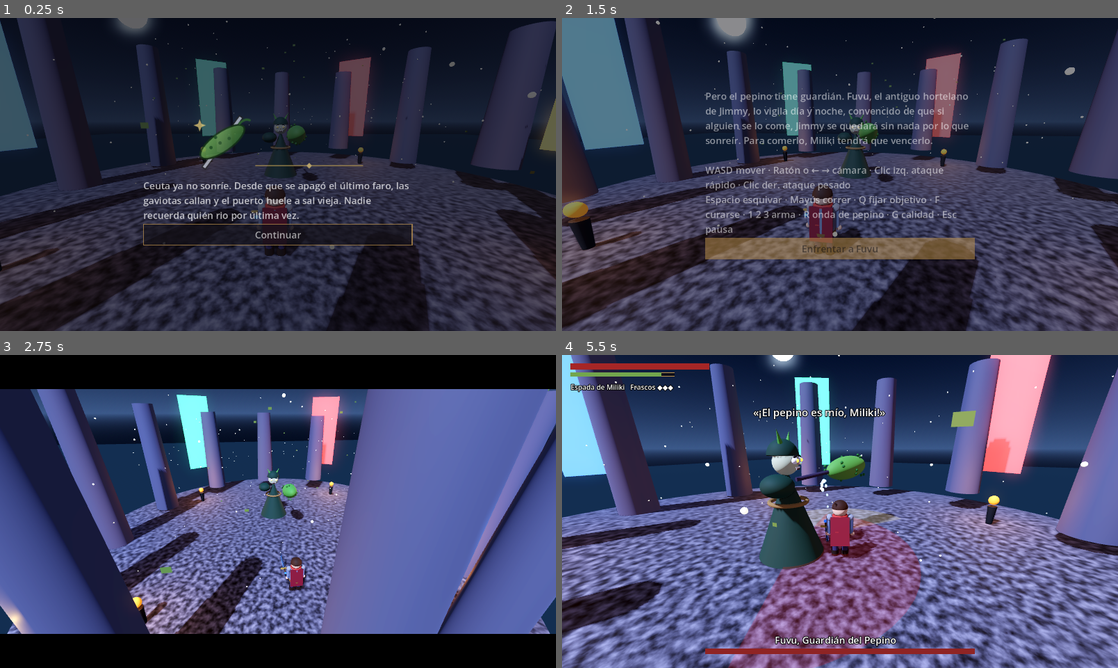
Above: before the commit, frames 1-4 (two rows, left to right).
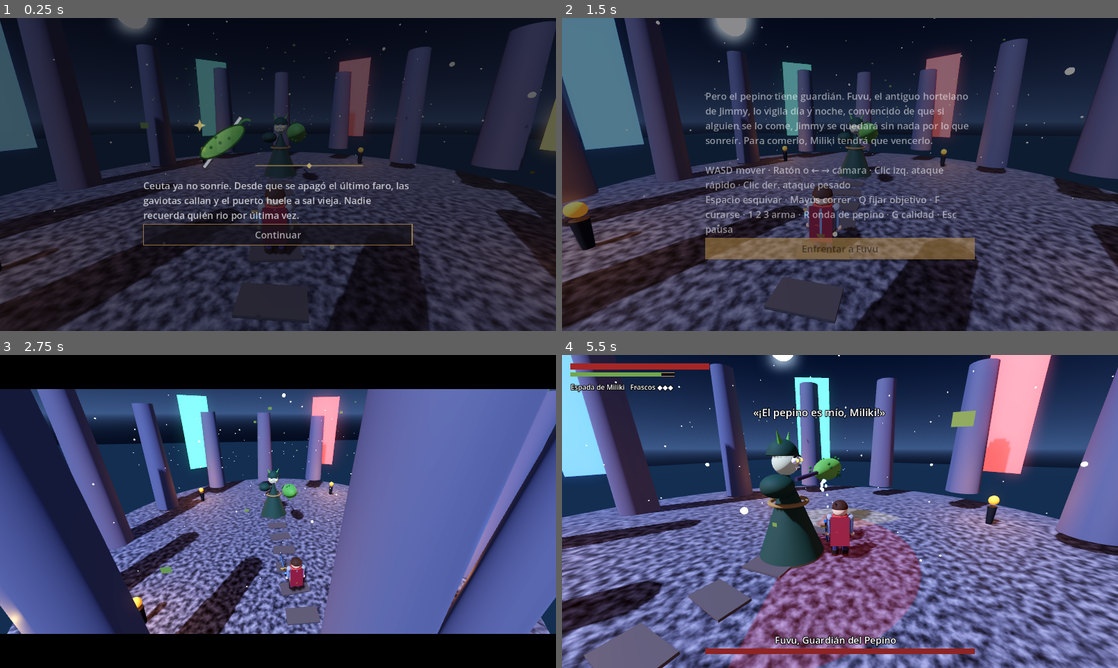
Above: after the commit, the same moments.

Repository: VarasKentaki/Juego_miliki
Game: Godot game, scene res://main.tscn
Two runs of this game, one before a commit and one after it. Both use one fixed random seed, a clock stepped at 60 frames per second and the inputs below.
Inputs (mouse positions are in pixels of both pictures, inside the frame that each line leads up to):
- Up to frame 1 (0.25 s): no input
- Up to frame 2 (1.5 s): click "Continuar" at 0.5 s; click "Continuar" at 1.25 s
- Up to frame 3 (2.75 s): click "Enfrentar a Fuvu" at 2 s
- Up to frame 4 (5.5 s): tap Enter at 2.75, 2.85 s; move the mouse to (962, 495) at 2.77 s; hold Right 2.78-3.53 s; click (962, 495) at 2.92 s; tap Space at 3.02, 3.77, 5.27 s; move the mouse to (812, 511) at 3.52 s; hold W from 3.53 s (still down); tap F at 3.6 s; move the mouse to (851, 505) at 4.27 s; tap Q at 4.35 s; move the mouse to (834, 517) at 5.02 s; tap R at 5.1 s; click (834, 517) at 5.17 s

The runs differ from the first frame. In frame 1, 0.5% of the frame differs, in the area x 41-58%, y 33-98%; in frame 2, 0.9%; in frame 3, 0.6%; in frame 4, 3.2%, in the area x 4-60%, y 31-100%.
Error after the commit: Invalid type in function 'part' in base 'GDScript'. Cannot convert argument 3 from Object to Color. (res://game.gd:104)

Commit message:
feat: add Galileo finale and visual polish
Co-authored-by: Copilot <223556219+Copilot@users.noreply.github.com>

Diff:
--- a/boss.gd
+++ b/boss.gd
@@ -1,19 +1,31 @@
 class_name Boss extends Node3D
 var g
 var hp = 800.0; var st = "idle"; var t = 2.6; var an = ""; var w = 1.0; var hit = false; var ph = 1; var cb = false; var face = 0.0; var flash = 0.0
+var galileo = false
 var slide = 0.0; var recoil = 0.0; var step_t = 0.0; var pose_x = null
-var arm: Node3D; var body: Node3D; var club: StandardMaterial3D; var robe: StandardMaterial3D; var tele = {}
+var arm: Node3D; var body: Node3D; var club: StandardMaterial3D; var robe: StandardMaterial3D; var tele = {}; var galileo_body: Node3D; var galileo_arm: Node3D; var galileo_club: StandardMaterial3D
 
 func _ready():
 	var m = Models.fuvu(); body = m.root; arm = m.arm; club = m.club; robe = m.robe; add_child(body)
+	var gm = Models.galileo(); galileo_body = gm.root; galileo_arm = gm.arm; galileo_club = gm.club; galileo_body.visible = false; add_child(galileo_body)
 	for n in Cfg.A:
 		var a = Cfg.A[n]; var mi = MeshInstance3D.new()
 		mi.mesh = Models.sector(a.get("tR", a.R), deg_to_rad(a.get("tg", a.g)))
 		mi.material_override = Models.flat(Color(.85, .1, .1, 0)); mi.visible = false; mi.position.y = .06; add_child(mi); tele[n] = mi
+	for n in Cfg.GA:
+		var a = Cfg.GA[n]; var mi = MeshInstance3D.new()
+		mi.mesh = Models.sector(a.get("tR", a.R), deg_to_rad(a.get("tg", a.g)))
+		mi.material_override = Models.flat(Color(.7, .3, 1.0, 0)); mi.visible = false; mi.position.y = .06; add_child(mi); tele[n] = mi
 
 func reset():
-	hp = Cfg.B.hp; st = "idle"; t = 2.6; ph = 1; an = ""; cb = false; face = 0.0; position = Vector3(0, 0, -3)
-	pose_x = null; body.rotation.z = 0; body.position.y = 0; robe.albedo_color = Color(.12, .23, .17); robe.emission_enabled = false
+	galileo = false; hp = Cfg.B.hp; st = "idle"; t = 2.6; ph = 1; an = ""; cb = false; face = 0.0; position = Vector3(0, 0, -3)
+	pose_x = null; body.visible = true; galileo_body.visible = false; body.rotation.z = 0; body.position.y = 0; robe.albedo_color = Color(.12, .23, .17); robe.emission_enabled = false
+
+func begin_galileo():
+	galileo = true; hp = Cfg.G.hp; st = "trans"; t = 3.2; ph = 1; an = ""; cb = false; face = PI; position = Vector3(0, 0, -3)
+	body.visible = false; galileo_body.visible = true
+	g.say("«¡No toques mi pitulín! Así llamo al pepino de mi huerto.»")
+	g.sfx("bell")
 
 func stagger(d):
 	if st != "dead" and st != "trans":
@@ -28,12 +40,16 @@
 		position.x *= Cfg.ARENA / h; position.z *= Cfg.ARENA / h
 
 func pick(d):
+	if galileo:
+		var gl = ["embestida", "latigo"] if d > 7.5 else ["latigo", "pitulin", "latigo"]
+		return gl[randi() % gl.size()]
 	var l = ["embestida", "embestida", "tajo"] if d > 7.5 else ["tajo", "barrido", "tajo", "barrido"]
 	if ph > 1 and d < 7: l += ["repique", "repique"]
 	return l[randi() % l.size()]
 
 func attack(n, wm = 1.0):
-	an = n; st = "wind"; w = Cfg.A[n].w * wm * (0.85 if ph > 1 else 1.0); t = w; hit = false; g.sfx("wind", -4.0)
+	an = n; st = "wind"; var attacks = Cfg.GA if galileo else Cfg.A
+	w = attacks[n].w * wm * (0.85 if ph > 1 else 1.0); t = w; hit = false; g.sfx("wind", -4.0)
 
 func impact(a):
 	g.shake = .35; g.sfx("boom")
@@ -71,12 +87,12 @@
 					step_t = .55; g.shake = max(g.shake, .08); g.sfx("step", -6.0)
 			if t <= 0 and (d < 8.5 or t < -1.0): attack(pick(d))
 		"wind":
-			var a = Cfg.A[an]
+			var a = (Cfg.GA if galileo else Cfg.A)[an]
 			if w - t < w * .35 and a.k != "ring": face = turn(face, want, 2.2 * dt)
 			if t <= 0:
 				st = "act"; t = a.a; impact(a)
 		"act":
-			var a = Cfg.A[an]
+			var a = (Cfg.GA if galileo else Cfg.A)[an]
 			if a.k == "dash": move(a.v * dt)
 			if not hit:
 				var da = abs(angle_difference(face, want)); var h = false
@@ -85,7 +101,7 @@
 				else: h = d < a.R and da < deg_to_rad(a.g)
 				if h and g.player.hurt(a.d): hit = true
 			if t <= 0:
-				if an == "tajo" and ph > 1 and not cb and randf() < .45:
+				if not galileo and an == "tajo" and ph > 1 and not cb and randf() < .45:
 					cb = true; attack("barrido", .7)
 				else:
 					cb = false; st = "rec"; t = a.r; slide = a.v * .4 if a.k == "dash" else 0.0
@@ -103,19 +119,25 @@
 	if an != "" and (st == "wind" or st == "act" or st == "rec"):
 		var wd = st == "wind"
 		match an:
-			"tajo": tx = -2.3 if wd else .9
+			"tajo", "latigo": tx = -2.3 if wd else .9
 			"barrido":
 				tx = 0.0; ty = 1.7 if wd else -1.7
 			"embestida": tx = -.5 if wd else 0.0
+			"pitulin": tx = -1.6 if wd else .6
 			_: tx = -1.6 if wd else .6
 	if pose_x != null: tx = pose_x
 	var rt = min(dt * (30.0 if st == "act" else 5.0), 1.0)
 	arm.rotation.x = lerpf(arm.rotation.x, tx, rt); arm.rotation.y = lerpf(arm.rotation.y, ty, rt)
-	body.position.y = lerpf(body.position.y, -1.2 if st == "dead" else 0.0, min(dt * 3.0, 1.0))
-	recoil = move_toward(recoil, 0.0, dt * 3.0); body.position.z = -recoil; body.rotation.x = -recoil * .25
-	body.rotation.z = lerpf(body.rotation.z, .9 if st == "dead" else sin(Time.get_ticks_msec() * .004) * .025, min(dt * 2.0, 1.0))
-	club.emission_enabled = true
-	club.emission = Color.WHITE if flash > 0 else (Color(.7 * (1.0 - t / w), 0, 0) if st == "wind" else Color.BLACK)
+	var active_body = galileo_body if galileo else body
+	var active_arm = galileo_arm if galileo else arm
+	var active_club = galileo_club if galileo else club
+	active_body.position.y = lerpf(active_body.position.y, -1.2 if st == "dead" else 0.0, min(dt * 3.0, 1.0))
+	recoil = move_toward(recoil, 0.0, dt * 3.0); active_body.position.z = -recoil; active_body.rotation.x = -recoil * .25
+	active_body.rotation.z = lerpf(active_body.rotation.z, .9 if st == "dead" else sin(Time.get_ticks_msec() * .004) * .025, min(dt * 2.0, 1.0))
+	active_arm.rotation.x = lerpf(active_arm.rotation.x, tx, rt)
+	active_arm.rotation.y = lerpf(active_arm.rotation.y, ty, rt)
+	active_club.emission_enabled = true
+	active_club.emission = Color.WHITE if flash > 0 else (Color(.7 * (1.0 - t / w), 0, 0) if st == "wind" else Color.BLACK)
 	for n in tele:
 		var on = an == n and (st == "wind" or st == "act")
 		tele[n].visible = on
--- a/cfg.gd
+++ b/cfg.gd
@@ -12,8 +12,13 @@
 "podadera":{"name":"Podadera curva","spd":1.12,"arc":0.9,"col":[.6,.85,1.0],
  "L":{"c":6.0,"d":8.0,"t":0.3,"a":0.08,"b":0.18,"r":2.2},"H":{"c":16.0,"d":20.0,"t":0.6,"a":0.3,"b":0.42,"r":2.6}}}
 const B = {"hp":800.0,"spd":2.6,"p2":0.5,"rad":1.3,"punish":1.5,"back":1.4}
+const G = {"hp":980.0,"spd":3.0,"rad":1.45,"punish":1.7,"back":1.25}
 const A = {
 "tajo":{"w":0.95,"a":0.15,"r":0.95,"k":"arc","R":3.8,"g":45.0,"d":26.0},
 "barrido":{"w":0.8,"a":0.25,"r":0.85,"k":"arc","R":4.4,"g":85.0,"d":22.0},
 "embestida":{"w":1.05,"a":0.5,"r":1.2,"k":"dash","R":2.6,"g":50.0,"tR":8.0,"tg":25.0,"d":30.0,"v":15.0},
 "repique":{"w":1.2,"a":0.18,"r":1.4,"k":"ring","R":5.2,"g":180.0,"d":30.0}}
+const GA = {
+"latigo":{"w":0.78,"a":0.18,"r":0.8,"k":"arc","R":4.9,"g":70.0,"d":34.0},
+"embestida":{"w":0.92,"a":0.38,"r":0.95,"k":"dash","R":3.0,"g":60.0,"tR":9.0,"tg":30.0,"d":38.0,"v":18.0},
+"pitulin":{"w":1.35,"a":0.2,"r":1.5,"k":"ring","R":5.8,"g":180.0,"d":42.0}}
--- a/cine.gd
+++ b/cine.gd
@@ -44,6 +44,16 @@
 	await pepino()
 	g.cap("")
 
+func galileo_intro():
+	g.mode = "cine"; skip = false
+	var b = g.boss
+	g.dim(true); g.sfx("bell")
+	g.cap("GALILEO", "el dueño de la huerta")
+	await shot(b.position + Vector3(6, 3.0, 6), hd(b, 2.0), b.position + Vector3(4, 2.2, 4), hd(b, 2.8), 2.2)
+	g.cap("GALILEO", "«¡No toques mi pitulín! Así llamo al pepino de mi huerto.»")
+	await wait(2.6)
+	g.dim(false); g.cap(""); g.say("Fuvu solo era el guardián. La huerta acaba de despertar.")
+
 func pepino():
 	var p = g.player; var b = g.boss
 	var c = (p.position + b.position) * .5; c.y = 0.0
--- a/game.gd
+++ b/game.gd
@@ -10,7 +10,7 @@
 var sun; var env; var cine: Cine; var quality = 2; var dimmed = false; var intro_done = false
 var logo: TextureRect; var cap_l: Label; var bars_t: ColorRect; var bars_b: ColorRect; var skip_l: Label; var sp_bar
 var ui: CanvasLayer; var hp_bar; var st_bar; var boss_bar; var info: Label; var sub: Label; var bname: Label
-var ov: ColorRect; var ov_label: Label; var ov_btn: Button; var on_btn: Callable
+var ov: ColorRect; var ov_label: Label; var ov_btn: Button; var on_btn: Callable; var weapon_panel: VBoxContainer
 
 func _ready():
 	randomize()
@@ -95,6 +95,16 @@
 	var lf = CPUParticles3D.new(); lf.amount = 40; lf.lifetime = 10.0; lf.preprocess = 10.0; lf.emission_shape = CPUParticles3D.EMISSION_SHAPE_BOX; lf.emission_box_extents = Vector3(12, .5, 12); lf.position.y = 9
 	lf.gravity = Vector3(.3, -.7, 0); lf.initial_velocity_max = .3; lf.angular_velocity_max = 180.0; var qm = QuadMesh.new(); qm.size = Vector2(.14, .1); lf.mesh = qm
 	var lm = Models.mat(Color(.4, .5, .2)); lm.cull_mode = BaseMaterial3D.CULL_DISABLED; lf.material_override = lm; add_child(lf)
+	var path_mat = Models.mat(Color(.26, .2, .16))
+	for i in range(9):
+		var stone = Models.part(self, Models.box(1.45, .08, .8), Color(.3, .27, .25), Vector3(0, .03, 7.6 - i * 1.65))
+		stone.rotation.y = randf_range(-.12, .12)
+	for side in [-1, 1]:
+		for i in range(5):
+			var bed = Models.part(self, Models.box(2.0, .12, .9), path_mat, Vector3(side * 6.0, .08, 5.5 - i * 2.5))
+			bed.rotation.y = randf_range(-.08, .08)
+			for crop in range(3):
+				Models.part(self, Models.sph(.12), Color(.25, .52, .18), bed.position + Vector3(-.55 + crop * .55, .22, randf_range(-.2, .2))).scale = Vector3(.7, 1.5, .7)
 
 func bar(col, pos, size):
 	var b = ProgressBar.new(); b.max_value = 1.0; b.value = 1.0; b.show_percentage = false; b.position = pos; b.size = size; b.custom_minimum_size = size
@@ -120,6 +130,12 @@
 	if ResourceLoader.exists("res://logo.svg"): logo.texture = load("res://logo.svg")
 	vb.add_child(logo)
 	ov_label = Label.new(); ov_label.autowrap_mode = TextServer.AUTOWRAP_WORD_SMART; ov_label.add_theme_font_size_override("font_size", 22); vb.add_child(ov_label)
+	weapon_panel = VBoxContainer.new(); weapon_panel.add_theme_constant_override("separation", 6); vb.add_child(weapon_panel)
+	var weapon_title = Label.new(); weapon_title.text = "ELIGE TU ARMA  ·  puedes cambiarla con 1 / 2 / 3"; weapon_title.horizontal_alignment = HORIZONTAL_ALIGNMENT_CENTER; weapon_title.add_theme_font_size_override("font_size", 18); weapon_panel.add_child(weapon_title)
+	for key in ["espada", "hacha", "podadera"]:
+		var weapon_button = Button.new(); weapon_button.text = str(key).capitalize() + "  —  " + Cfg.W[key].name; weapon_button.focus_mode = Control.FOCUS_NONE
+		weapon_button.pressed.connect(func(k = key): player.switch(k); say(Cfg.W[k].name))
+		weapon_panel.add_child(weapon_button)
 	ov_btn = Button.new(); ov_btn.focus_mode = Control.FOCUS_NONE; ov_btn.add_theme_font_size_override("font_size", 22); vb.add_child(ov_btn)
 	var sb = StyleBoxFlat.new(); sb.bg_color = Color(.08, .07, .1); sb.border_color = Color(.75, .58, .3); sb.set_border_width_all(2); sb.set_content_margin_all(10); ov_btn.add_theme_stylebox_override("normal", sb)
 	var sh = sb.duplicate(); sh.bg_color = Color(.75, .58, .3); ov_btn.add_theme_stylebox_override("hover", sh); ov_btn.add_theme_color_override("font_hover_color", Color(.05, .05, .07))
@@ -127,6 +143,7 @@
 
 func overlay(txt, btn, cb: Callable):
 	ov_label.text = txt; ov_btn.text = btn; on_btn = cb; ov.visible = true; Input.mouse_mode = Input.MOUSE_MODE_VISIBLE
+	weapon_panel.visible = false
 	logo.visible = false; ov.modulate.a = 0.0; create_tween().tween_property(ov, "modulate:a", 1.0, .35)
 
 func start_play():
@@ -146,6 +163,7 @@
 	var last = story_i == STORY.size() - 1
 	overlay(STORY[story_i] + ("\n\n" + CONTROLS if last else ""), "Enfrentar a Fuvu" if last else "Continuar", next_story)
 	logo.visible = story_i == 0
+	weapon_panel.visible = story_i == 1
 	story_i += 1
 
 func die():
@@ -205,7 +223,11 @@
 		else:
 			player.step(dt); boss.step(dt)
 			if player.hp <= 0: die()
-			elif boss.st == "dead" and boss.t <= 0: win()
+			elif boss.st == "dead" and boss.t <= 0:
+				if not boss.galileo:
+					await awaken_galileo()
+				else:
+					win()
 	player.animate(dt); boss.animate(dt)
 	if not dimmed:
 		for i in torches.size(): torches[i].light_energy = 1.4 + sin(clock * 12.0 + i) * .4
@@ -237,6 +259,14 @@
 	cap_l.position = Vector2(vp.x * .1, vp.y * .7); skip_l.position = Vector2(vp.x - 230, vp.y - 36)
 	sp_bar.visible = show and seed_bonus > 0; sp_bar.value = player.meter / 100.0
 	hp_bar.visible = show; st_bar.visible = show; boss_bar.visible = show; bname.visible = show; info.visible = show
-	hp_bar.value = player.hp / Cfg.P.hp; st_bar.value = player.st / Cfg.P.st; boss_bar.value = boss.hp / Cfg.B.hp
+	hp_bar.value = player.hp / Cfg.P.hp; st_bar.value = player.st / Cfg.P.st; boss_bar.value = boss.hp / (Cfg.G.hp if boss.galileo else Cfg.B.hp)
 	boss_bar.position = Vector2((vp.x - 620) / 2, vp.y - 44); bname.position = Vector2((vp.x - 300) / 2, vp.y - 80); sub.position = Vector2(vp.x / 2 - 200, vp.y * .16)
 	info.text = player.wd().name + "   Frascos " + "◆".repeat(player.fl) + "◇".repeat(Cfg.P.fl - player.fl) + ("   ◉ fijado" if player.lock else "") + ("   ✦ Pepino de Galileo" if seed_bonus > 0 else "")
+	bname.text = "Galileo, Señor de la Huerta" if boss.galileo else "Fuvu, Guardián del Pepino"
+
+func awaken_galileo():
+	mode = "cine"
+	boss.begin_galileo()
+	await cine.galileo_intro()
+	mode = "play"
+	say("Galileo, Señor de la Huerta, entra en combate.")
--- a/models.gd
+++ b/models.gd
@@ -85,6 +85,25 @@
 	external(r, "res://models/fuvu.glb", [arm], Cfg.EXT.fuvu)
 	return {"root": r, "arm": arm, "club": club.material_override, "robe": body.material_override}
 
+static func galileo() -> Dictionary:
+	var r = Node3D.new()
+	var robe = part(r, cone(1.3, 3.4), Color(.22, .12, .3), Vector3(0, 1.7, 0))
+	part(r, tor(.65, .8), Color(.82, .58, .2), Vector3(0, 2.05, 0))
+	part(r, sph(.56), Color(.78, .68, .52), Vector3(0, 3.35, 0))
+	var hm = SphereMesh.new(); hm.radius = .56; hm.height = .56; hm.is_hemisphere = true
+	part(r, hm, Color(.14, .07, .18), Vector3(0, 3.6, -.08))
+	face(r, 3.35, .42, 2.0, Color(.4, .9, 1), true)
+	for k in [-1, 1]:
+		part(r, cyl(.06, .08, 1.4), Color(.78, .68, .52), Vector3(.45 * k, 2.55, 0)).rotation.z = -.35 * k
+	var arm = Node3D.new(); arm.position = Vector3(.9, 2.4, 0); r.add_child(arm)
+	part(arm, cyl(.09, .09, 2.8), Color(.28, .16, .34), Vector3(0, 0, 1.4)).rotation.x = PI / 2
+	var club = part(arm, sph(.62), Color(.31, .78, .34), Vector3(0, 0, 2.8))
+	club.scale.z = 2.4
+	for i in 18:
+		var a = i * 2.4
+		part(club, sph(.06), Color(.95, .72, .18), Vector3(cos(a) * .6, sin(a) * .6, ((i % 9) - 4) * .12)).scale.z = .5
+	return {"root": r, "arm": arm, "club": club.material_override, "robe": robe.material_override}
+
 static func external(r: Node3D, path: String, keep: Array, sc: float = 1.0) -> bool:
 	if not ResourceLoader.exists(path): return false
 	for c in r.get_children():
Not shown, changed: README.md
Not shown, changed: documentation/PRUEBAS.md
Not shown, added: export_web.sh
